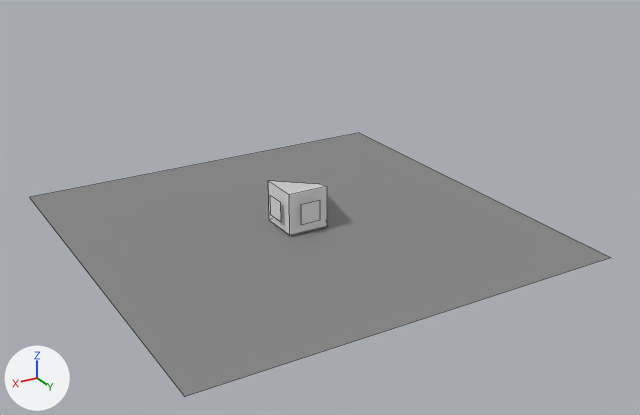
The Blender file PLIRSE_DEMO_SUNFLOWER4.blend: old version first, new version second.
Before and after are seen from a camera (50 mm lens) standing at (18.8, 33.3, 16.2) and looking at (-0.5, 1.2, 0.1). The lights are fixed; the arrows at lower left show +X, +Y and +Z. Mesh edges are drawn as thin lines.

Names of what the first picture shows: 'Cube', 'LightDetector.001', 'LightDetector.002', 'Plane'.
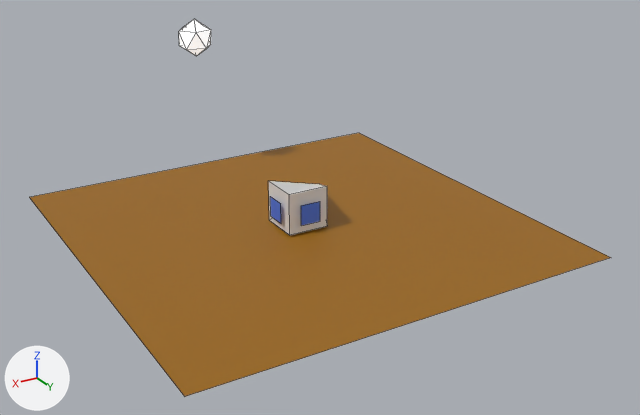
Location of each change, [x1, y1, x2, y2] in pixels of the pictures (640 x 415 px):
'Plane', recoloured (grey to brown)
    both: [29, 133, 611, 396]
'Icosphere', added
    after: [179, 19, 211, 56]
'LightDetector.002', recoloured (grey to blue)
    both: [301, 200, 320, 226]
'LightDetector.001', recoloured (grey to blue)
    both: [270, 195, 281, 223]

What changed in the scene script:
```text
Change mat_material_002:
    mat_material_002.base_color: (0.241, 0.241, 0.241) -> (0.332, 0.137, 0.0)  # grey #878787 -> brown #9c6700
Add mat_eye:
    mat_eye = principled_material('eye')
    mat_eye.base_color = (0.0773, 0.188, 0.8)  # blue #4f78e7
Add mat_sun:
    mat_sun = principled_material('SUN')
    mat_sun.base_color = (0.8, 0.8, 0.8)  # white #e7e7e7
    mat_sun.emission_color = (0.604, 0.604, 0.604)  # light grey #cccccc
    mat_sun.emission_strength = 1.0
Change me_plane_001:
    where me_plane_001.from_pydata(...)  # 4 vertices, 1 face; spans x -0.5..0.5, y -0.5..0.5, z 0.0
    add me_plane_001.materials.append(mat_eye)  # blue #4f78e7
Change me_plane_002:
    where me_plane_002.from_pydata(...)  # 4 vertices, 1 face; spans x -0.5..0.5, y -0.5..0.5, z 0.0
    add me_plane_002.materials.append(mat_eye)  # blue #4f78e7
Add me_icosphere:
    me_icosphere.from_pydata(...)  # an icosphere of 20 faces spanning x -0.89..0.89, y -0.85..0.85, z -1.0..1.0
    me_icosphere.materials.append(mat_sun)  # white #e7e7e7
Add ob_icosphere:
    ob_icosphere = bpy.data.objects.new('Icosphere', me_icosphere)
    ob_icosphere.location = (0.37, -10.22, 5.9)
```
